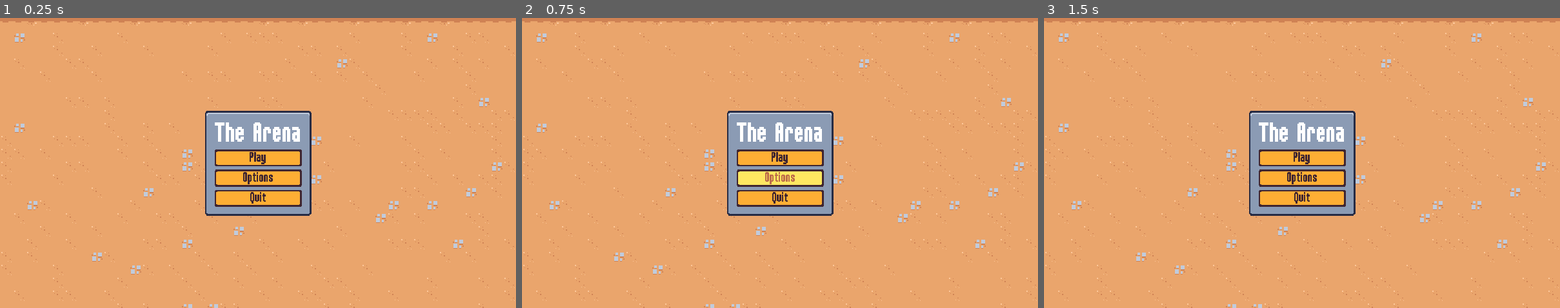
Above: before the commit, frames 1-3 (left to right).
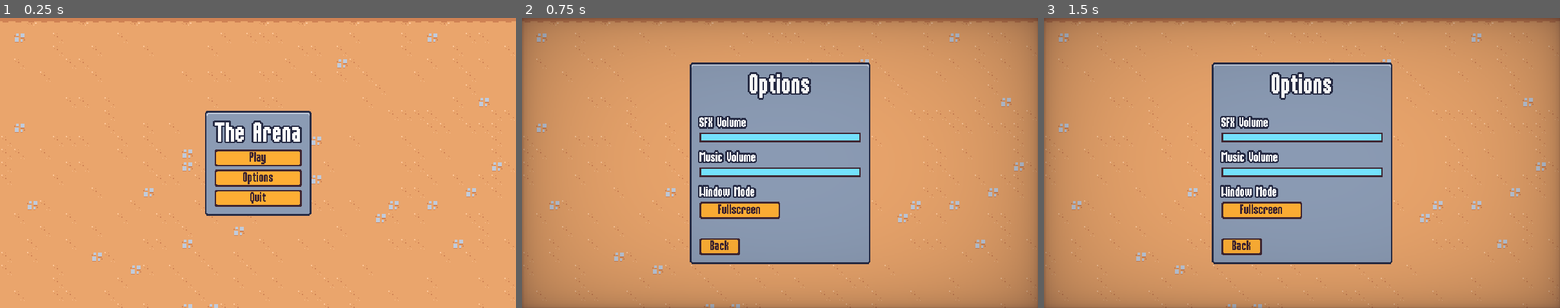
Above: after the commit, the same moments.

Repository: miyanokomiya/godot-study-1
Game: Godot game, scene res://scenes/ui/main_menu.tscn
Two runs of this game, one before a commit and one after it. Both use one fixed random seed, a clock stepped at 60 frames per second and the inputs below.
Inputs:
- Up to frame 1 (0.25 s): no input
- Up to frame 2 (0.75 s): click "Options" at 0.5 s
- Up to frame 3 (1.5 s): click "Play" at 1.25 s

The runs differ from the first frame. In frame 1, 0.4% of the frame differs, in the area x 41-59%, y 35-44%; in frame 2, 54%, in the area x 0-100%, y 0-100%; in frame 3, 54%.

Commit message:
-65. Creating a Pause Menu

Diff:
--- a/project.godot
+++ b/project.godot
@@ -67,6 +67,12 @@
 "events": [Object(InputEventMouseButton,"resource_local_to_scene":false,"resource_name":"","device":-1,"window_id":0,"a …(236 unchanged characters)…
 ]
 }
+pause={
+"deadzone": 0.5,
+"events": [Object(InputEventKey,"resource_local_to_scene":false,"resource_name":"","device":-1,"window_id":0,"alt_pressed":false,"shift_pressed":false,"ctrl_pressed":false,"meta_pressed":false,"pressed":false,"keycode":0,"physical_keycode":4194305,"key_label":0,"unicode":0,"echo":false,"script":null)
+, Object(InputEventKey,"resource_local_to_scene":false,"resource_name":"","device":-1,"window_id":0,"alt_pressed":false,"shift_pressed":false,"ctrl_pressed":false,"meta_pressed":false,"pressed":false,"keycode":0,"physical_keycode":80,"key_label":0,"unicode":112,"echo":false,"script":null)
+]
+}
 
 [layer_names]
 
--- a/resources/theme/theme.tres
+++ b/resources/theme/theme.tres
@@ -41,6 +41,35 @@
 texture_margin_bottom = 3.0
 region_rect = Rect2(4, 20, 8, 8)
 
+[sub_resource type="PlaceholderTexture2D" id="PlaceholderTexture2D_bvb0d"]
+size = Vector2(0, 0)
+
+[sub_resource type="PlaceholderTexture2D" id="PlaceholderTexture2D_kwjl2"]
+size = Vector2(0, 0)
+
+[sub_resource type="StyleBoxFlat" id="StyleBoxFlat_eifkr"]
+bg_color = Color(0.458824, 0.890196, 1, 1)
+border_width_left = 2
+border_width_top = 2
+border_width_right = 2
+border_width_bottom = 2
+border_color = Color(0.8, 0.8, 0.8, 0)
+
+[sub_resource type="StyleBoxFlat" id="StyleBoxFlat_lfsm1"]
+bg_color = Color(0.458824, 0.890196, 1, 1)
+border_width_left = 2
+border_width_top = 2
+border_width_right = 2
+border_width_bottom = 2
+border_color = Color(0.8, 0.8, 0.8, 0)
+
+[sub_resource type="StyleBoxFlat" id="StyleBoxFlat_t72xd"]
+content_margin_left = 2.0
+content_margin_top = 6.0
+content_margin_right = 2.0
+content_margin_bottom = 6.0
+bg_color = Color(0.247059, 0.14902, 0.192157, 1)
+
 [sub_resource type="StyleBoxTexture" id="StyleBoxTexture_ojty5"]
 texture = ExtResource("1_27uku")
 texture_margin_left = 4.0
@@ -57,6 +86,12 @@
 default_font_size = 16
 AlternatePanelContainer/base_type = &"PanelContainer"
 AlternatePanelContainer/styles/panel = SubResource("StyleBoxTexture_5tpe4")
+BlueOutlineLabel/base_type = &"Label"
+BlueOutlineLabel/colors/font_outline_color = Color(0.14902, 0.168627, 0.266667, 1)
+BlueOutlineLabel/colors/font_shadow_color = Color(0.14902, 0.168627, 0.266667, 1)
+BlueOutlineLabel/constants/outline_size = 8
+BlueOutlineLabel/constants/shadow_offset_x = 0
+BlueOutlineLabel/constants/shadow_offset_y = 0
 Button/colors/font_color = Color(0.247059, 0.14902, 0.192157, 1)
 Button/colors/font_focus_color = Color(0.247059, 0.14902, 0.192157, 1)
 Button/colors/font_hover_color = Color(0.741176, 0.423529, 0.290196, 1)
@@ -65,6 +100,11 @@
 Button/styles/hover = SubResource("StyleBoxTexture_qp14x")
 Button/styles/normal = SubResource("StyleBoxTexture_qxr23")
 Button/styles/pressed = SubResource("StyleBoxTexture_7lhia")
+HSlider/icons/grabber = SubResource("PlaceholderTexture2D_bvb0d")
+HSlider/icons/grabber_highlight = SubResource("PlaceholderTexture2D_kwjl2")
+HSlider/styles/grabber_area = SubResource("StyleBoxFlat_eifkr")
+HSlider/styles/grabber_area_highlight = SubResource("StyleBoxFlat_lfsm1")
+HSlider/styles/slider = SubResource("StyleBoxFlat_t72xd")
 Label/constants/line_spacing = 0
 PanelContainer/styles/panel = SubResource("StyleBoxTexture_ojty5")
 ProgressBar/styles/background = SubResource("StyleBoxFlat_om303")
--- a/scenes/main/main.gd
+++ b/scenes/main/main.gd
@@ -1,12 +1,20 @@
 extends Node
 
 @export var end_screen_scene: PackedScene
+
+var pause_menu_scene = preload("res://scenes/ui/pose_menu.tscn")
 
 
 func _ready():
 	$%Player.health_component.died.connect(on_player_died)
 
 
+func _unhandled_input(event):
+	if event.is_action_pressed("pause"):
+		self.add_child(pause_menu_scene.instantiate())
+		self.get_tree().root.set_input_as_handled()
+
+
 func on_player_died():
 	var end_screen_scene_instance = end_screen_scene.instantiate()
 	self.add_child(end_screen_scene_instance)
--- a/scenes/ui/ability_upgrade_card.tscn
+++ b/scenes/ui/ability_upgrade_card.tscn
@@ -245,6 +245,7 @@
 [node name="NameLabel" type="Label" parent="MarginContainer/VBoxContainer/PanelContainer"]
 unique_name_in_owner = true
 layout_mode = 2
+theme_type_variation = &"BlueOutlineLabel"
 theme_override_colors/font_shadow_color = Color(0.14902, 0.168627, 0.266667, 1)
 theme_override_colors/font_outline_color = Color(0.14902, 0.168627, 0.266667, 1)
 theme_override_constants/outline_size = 8
@@ -256,6 +257,7 @@
 [node name="DescriptionLabel" type="Label" parent="MarginContainer/VBoxContainer"]
 unique_name_in_owner = true
 layout_mode = 2
+theme_type_variation = &"BlueOutlineLabel"
 theme_override_colors/font_shadow_color = Color(0.14902, 0.168627, 0.266667, 1)
 theme_override_colors/font_outline_color = Color(0.14902, 0.168627, 0.266667, 1)
 theme_override_constants/outline_size = 8
--- a/scenes/ui/end_screen.tscn
+++ b/scenes/ui/end_screen.tscn
@@ -117,6 +117,7 @@
 [node name="TitleLabel" type="Label" parent="MarginContainer/PanelContainer/MarginContainer/VBoxContainer"]
 unique_name_in_owner = true
 layout_mode = 2
+theme_type_variation = &"BlueOutlineLabel"
 theme_override_colors/font_shadow_color = Color(0.14902, 0.168627, 0.266667, 1)
 theme_override_colors/font_outline_color = Color(0.14902, 0.168627, 0.266667, 1)
 theme_override_constants/shadow_offset_x = 0
@@ -130,6 +131,7 @@
 [node name="DescriptionLabel" type="Label" parent="MarginContainer/PanelContainer/MarginContainer/VBoxContainer"]
 unique_name_in_owner = true
 layout_mode = 2
+theme_type_variation = &"BlueOutlineLabel"
 theme_override_colors/font_shadow_color = Color(0.14902, 0.168627, 0.266667, 1)
 theme_override_colors/font_outline_color = Color(0.14902, 0.168627, 0.266667, 1)
 theme_override_constants/shadow_offset_x = 0
--- a/scenes/ui/main_menu.gd
+++ b/scenes/ui/main_menu.gd
@@ -1,6 +1,6 @@
 extends CanvasLayer
 
-var option_scene = preload("res://scenes/ui/options_menu.tscn")
+var options_scene = preload("res://scenes/ui/options_menu.tscn")
 
 
 func _ready():
@@ -14,7 +14,7 @@
 
 
 func on_options_pressed():
-	var option_instance = option_scene.instantiate()
+	var option_instance = options_scene.instantiate()
 	self.add_child(option_instance)
 	option_instance.back_pressed.connect(on_options_closed.bind(option_instance))
 
--- a/scenes/ui/main_menu.tscn
+++ b/scenes/ui/main_menu.tscn
@@ -1,8 +1,9 @@
-[gd_scene load_steps=4 format=3 uid="uid://dm7ni1b3lqlo0"]
+[gd_scene load_steps=5 format=3 uid="uid://dm7ni1b3lqlo0"]
 
 [ext_resource type="Script" path="res://scenes/ui/main_menu.gd" id="1_611qs"]
 [ext_resource type="TileSet" uid="uid://c4d54khj2ya4n" path="res://resources/tileset.tres" id="1_a1qwj"]
 [ext_resource type="PackedScene" uid="uid://bbc8c0lgg7x6u" path="res://scenes/ui/sound_button.tscn" id="2_64fh4"]
+[ext_resource type="PackedScene" uid="uid://btx641dnm7b6o" path="res://scenes/ui/vignette.tscn" id="2_sjdpk"]
 
 [node name="MainMenu" type="CanvasLayer"]
 script = ExtResource("1_611qs")
@@ -38,6 +39,7 @@
 
 [node name="Label" type="Label" parent="MarginContainer/PanelContainer/MarginContainer/VBoxContainer"]
 layout_mode = 2
+theme_type_variation = &"BlueOutlineLabel"
 theme_override_font_sizes/font_size = 32
 text = "The Arena"
 
@@ -55,3 +57,5 @@
 unique_name_in_owner = true
 layout_mode = 2
 text = "Quit"
+
+[node name="Vignette" parent="." instance=ExtResource("2_sjdpk")]
--- a/scenes/ui/options_menu.tscn
+++ b/scenes/ui/options_menu.tscn
@@ -1,10 +1,12 @@
-[gd_scene load_steps=4 format=3 uid="uid://cto2234qghvfu"]
+[gd_scene load_steps=5 format=3 uid="uid://cto2234qghvfu"]
 
 [ext_resource type="Script" path="res://scenes/ui/options_menu.gd" id="1_hn7yh"]
 [ext_resource type="TileSet" uid="uid://c4d54khj2ya4n" path="res://resources/tileset.tres" id="2_86wgb"]
+[ext_resource type="PackedScene" uid="uid://btx641dnm7b6o" path="res://scenes/ui/vignette.tscn" id="2_e3mck"]
 [ext_resource type="PackedScene" uid="uid://bbc8c0lgg7x6u" path="res://scenes/ui/sound_button.tscn" id="3_uuprb"]
 
 [node name="OptionsMenu" type="CanvasLayer"]
+layer = 2
 script = ExtResource("1_hn7yh")
 
 [node name="TileMap" type="TileMap" parent="."]
@@ -40,6 +42,7 @@
 
 [node name="Label" type="Label" parent="MarginContainer/PanelContainer/MarginContainer/VBoxContainer"]
 layout_mode = 2
+theme_type_variation = &"BlueOutlineLabel"
 theme_override_font_sizes/font_size = 32
 text = "Options"
 horizontal_alignment = 1
@@ -53,6 +56,7 @@
 
 [node name="Label" type="Label" parent="MarginContainer/PanelContainer/MarginContainer/VBoxContainer/VBoxContainer/SfxOptionContainer"]
 layout_mode = 2
+theme_type_variation = &"BlueOutlineLabel"
 text = "SFX Volume"
 
 [node name="SfxSlider" type="HSlider" parent="MarginContainer/PanelContainer/MarginContainer/VBoxContainer/VBoxContainer/SfxOptionContainer"]
@@ -66,6 +70,7 @@
 
 [node name="Label" type="Label" parent="MarginContainer/PanelContainer/MarginContainer/VBoxContainer/VBoxContainer/MusicOptionContainer"]
 layout_mode = 2
+theme_type_variation = &"BlueOutlineLabel"
 text = "Music Volume"
 
 [node name="MusicSlider" type="HSlider" parent="MarginContainer/PanelContainer/MarginContainer/VBoxContainer/VBoxContainer/MusicOptionContainer"]
@@ -73,12 +78,14 @@
 layout_mode = 2
 max_value = 1.0
 step = 0.01
+value = 0.5
 
 [node name="WindowOptionContainer" type="VBoxContainer" parent="MarginContainer/PanelContainer/MarginContainer/VBoxContainer/VBoxContainer"]
 layout_mode = 2
 
 [node name="Label" type="Label" parent="MarginContainer/PanelContainer/MarginContainer/VBoxContainer/VBoxContainer/WindowOptionContainer"]
 layout_mode = 2
+theme_type_variation = &"BlueOutlineLabel"
 text = "Window Mode"
 
 [node name="WindowButton" parent="MarginContainer/PanelContainer/MarginContainer/VBoxContainer/VBoxContainer/WindowOptionContainer" instance=ExtResource("3_uuprb")]
@@ -93,3 +100,6 @@
 layout_mode = 2
 size_flags_horizontal = 0
 text = "Back"
+
+[node name="Vignette" parent="." instance=ExtResource("2_e3mck")]
+layer = 3
--- /dev/null
+++ b/scenes/ui/pose_menu.gd
@@ -0,0 +1,67 @@
+extends CanvasLayer
+
+@onready var animation_player = $AnimationPlayer
+@onready var panel_container = $MarginContainer/PanelContainer
+
+var options_scene = preload("res://scenes/ui/options_menu.tscn")
+
+var is_closing = false
+
+
+func _ready():
+	self.get_tree().paused = true
+	panel_container.pivot_offset = panel_container.size / 2
+	$%ResumeButton.pressed.connect(on_resume_pressed)
+	$%OptionsButton.pressed.connect(on_options_pressed)
+	$%QuitButton.pressed.connect(on_quit_pressed)
+
+	animation_player.play("default")
+
+	var tween = create_tween()
+	tween.tween_property(panel_container, "scale", Vector2.ZERO, 0)
+	tween.tween_property(panel_container, "scale", Vector2.ONE, 0.3)\
+	.set_ease(Tween.EASE_OUT).set_trans(Tween.TRANS_BACK)
+
+
+func _unhandled_input(event):
+	if event.is_action_pressed("pause"):
+		close()
+		self.get_tree().root.set_input_as_handled()
+
+
+func close():
+	if is_closing:
+		return
+
+	is_closing = true
+	animation_player.play_backwards("default")
+
+	var tween = create_tween()
+	tween.tween_property(panel_container, "scale", Vector2.ONE, 0)
+	tween.tween_property(panel_container, "scale", Vector2.ZERO, 0.3)\
+	.set_ease(Tween.EASE_IN).set_trans(Tween.TRANS_BACK)
+
+	await tween.finished
+
+	self.get_tree().paused = false
+	self.queue_free()
+
+
+
+func on_resume_pressed():
+	close()
+
+
+func on_options_pressed():
+	var options_scene_instance = options_scene.instantiate()
+	self.add_child(options_scene_instance)
+	options_scene_instance.back_pressed.connect(on_options_back_pressed.bind(options_scene_instance))
+
+
+func on_quit_pressed():
+	self.get_tree().paused = false
+	self.get_tree().change_scene_to_file("res://scenes/ui/main_menu.tscn")
+
+
+func on_options_back_pressed(options_menu: Node):
+	options_menu.queue_free()
--- /dev/null
+++ b/scenes/ui/pose_menu.tscn
@@ -0,0 +1,112 @@
+[gd_scene load_steps=6 format=3 uid="uid://vcyecl65tip1"]
+
+[ext_resource type="Script" path="res://scenes/ui/pose_menu.gd" id="1_0lmq5"]
+[ext_resource type="PackedScene" uid="uid://bbc8c0lgg7x6u" path="res://scenes/ui/sound_button.tscn" id="3_bv2tf"]
+
+[sub_resource type="Animation" id="Animation_pealj"]
+length = 0.001
+tracks/0/type = "value"
+tracks/0/imported = false
+tracks/0/enabled = true
+tracks/0/path = NodePath("ColorRect:modulate")
+tracks/0/interp = 1
+tracks/0/loop_wrap = true
+tracks/0/keys = {
+"times": PackedFloat32Array(0),
+"transitions": PackedFloat32Array(1),
+"update": 0,
+"values": [Color(1, 1, 1, 1)]
+}
+
+[sub_resource type="Animation" id="Animation_a1br0"]
+resource_name = "default"
+length = 0.5
+step = 0.05
+tracks/0/type = "value"
+tracks/0/imported = false
+tracks/0/enabled = true
+tracks/0/path = NodePath("ColorRect:modulate")
+tracks/0/interp = 1
+tracks/0/loop_wrap = true
+tracks/0/keys = {
+"times": PackedFloat32Array(0, 0.15),
+"transitions": PackedFloat32Array(1, 1),
+"update": 0,
+"values": [Color(1, 1, 1, 0), Color(1, 1, 1, 1)]
+}
+
+[sub_resource type="AnimationLibrary" id="AnimationLibrary_spn2v"]
+_data = {
+"RESET": SubResource("Animation_pealj"),
+"default": SubResource("Animation_a1br0")
+}
+
+[node name="PoseMenu" type="CanvasLayer"]
+process_mode = 3
+script = ExtResource("1_0lmq5")
+
+[node name="AnimationPlayer" type="AnimationPlayer" parent="."]
+libraries = {
+"": SubResource("AnimationLibrary_spn2v")
+}
+
+[node name="ColorRect" type="ColorRect" parent="."]
+anchors_preset = 15
+anchor_right = 1.0
+anchor_bottom = 1.0
+grow_horizontal = 2
+grow_vertical = 2
+color = Color(0.607843, 0.298039, 0.639216, 0.352941)
+
+[node name="MarginContainer" type="MarginContainer" parent="."]
+anchors_preset = 15
+anchor_right = 1.0
+anchor_bottom = 1.0
+grow_horizontal = 2
+grow_vertical = 2
+
+[node name="PanelContainer" type="PanelContainer" parent="MarginContainer"]
+custom_minimum_size = Vector2(180, 140)
+layout_mode = 2
+size_flags_horizontal = 4
+size_flags_vertical = 4
+
+[node name="MarginContainer" type="MarginContainer" parent="MarginContainer/PanelContainer"]
+layout_mode = 2
+theme_override_constants/margin_left = 8
+theme_override_constants/margin_top = 8
+theme_override_constants/margin_right = 8
+theme_override_constants/margin_bottom = 8
+
+[node name="VBoxContainer" type="VBoxContainer" parent="MarginContainer/PanelContainer/MarginContainer"]
+custom_minimum_size = Vector2(150, 0)
+layout_mode = 2
+size_flags_horizontal = 4
+size_flags_vertical = 4
+
+[node name="Label" type="Label" parent="MarginContainer/PanelContainer/MarginContainer/VBoxContainer"]
+layout_mode = 2
+size_flags_horizontal = 4
+theme_type_variation = &"BlueOutlineLabel"
+theme_override_font_sizes/font_size = 32
+text = "PAUSED"
+
+[node name="VBoxContainer" type="VBoxContainer" parent="MarginContainer/PanelContainer/MarginContainer/VBoxContainer"]
+custom_minimum_size = Vector2(100, 0)
+layout_mode = 2
+size_flags_horizontal = 4
+
+[node name="ResumeButton" parent="MarginContainer/PanelContainer/MarginContainer/VBoxContainer/VBoxContainer" instance=ExtResource("3_bv2tf")]
+unique_name_in_owner = true
+layout_mode = 2
+text = "Resume"
+
+[node name="OptionsButton" parent="MarginContainer/PanelContainer/MarginContainer/VBoxContainer/VBoxContainer" instance=ExtResource("3_bv2tf")]
+unique_name_in_owner = true
+layout_mode = 2
+text = "Options"
+
+[node name="QuitButton" parent="MarginContainer/PanelContainer/MarginContainer/VBoxContainer/VBoxContainer" instance=ExtResource("3_bv2tf")]
+unique_name_in_owner = true
+layout_mode = 2
+text = "Quit to Menu"
Not shown: 1 places in resources/theme/theme.tres that only renumber resources
